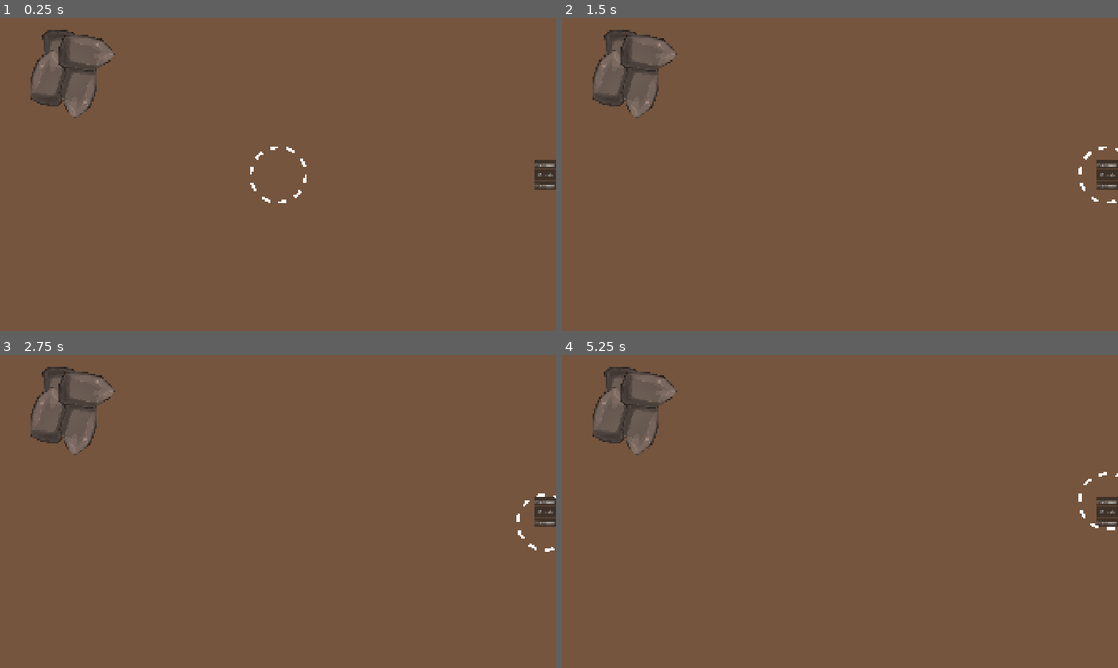
Above: before the commit, frames 1-4 (two rows, left to right).
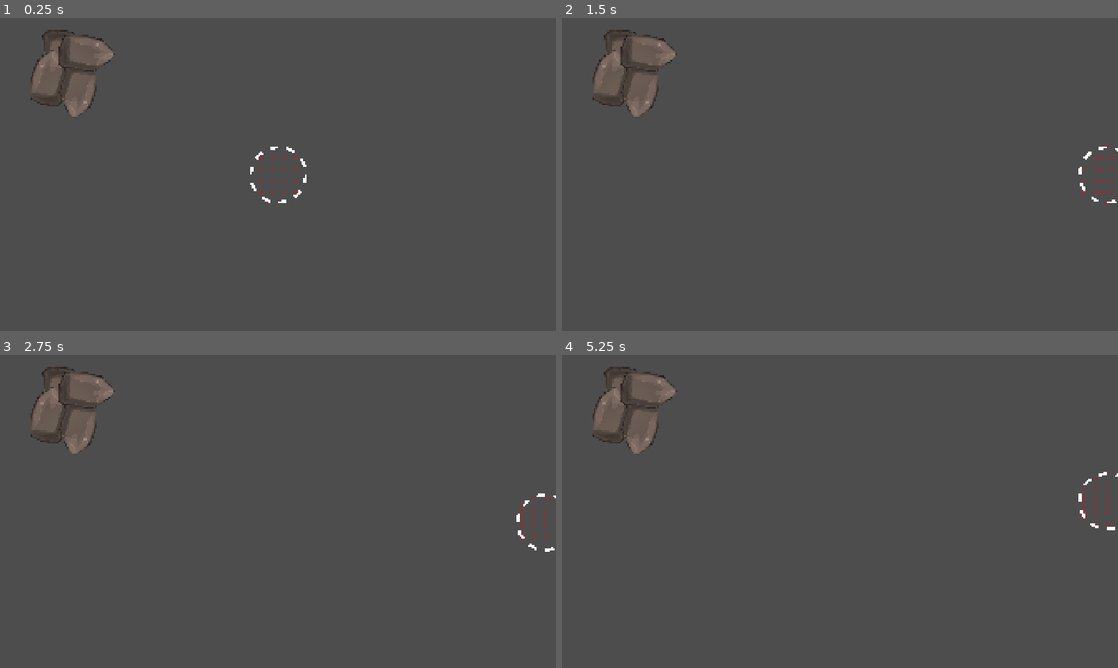
Above: after the commit, the same moments.

Repository: SirLich/fossil-fanatic
Game: Godot game, scene res://game.tscn
The game is run twice, just before and just after one commit, with the same random seed, the same clock (stepped at 60 frames per second) and the same inputs.
Inputs (mouse positions are in pixels of both pictures, inside the frame that each line leads up to):
- Up to frame 1 (0.25 s): no input
- Up to frame 2 (1.5 s): click (1106, 165) at 0.5 s, where only the run before the commit has a clickable "Hammer"; click (1106, 174) at 1.25 s, where only the run before the commit has a clickable "Brush"
- Up to frame 3 (2.75 s): click (544, 520) at 2 s, where only the run before the commit has a clickable "Hammer"
- Up to frame 4 (5.25 s): click (1106, 502) at 2.75 s, where only the run before the commit has a clickable "Hammer"; click (1106, 511) at 3.5 s, where only the run before the commit has a clickable "Brush"; click (1106, 520) at 4.25 s, where only the run before the commit has a clickable "Hammer"; click (1106, 502) at 5 s, where only the run before the commit has a clickable "Hammer"

The runs differ from the first frame. In frame 1, 97% of the frame differs, in the area x 0-100%, y 0-100%; in frame 2, 97%; in frame 3, 97%; in frame 4, 97%.

Commit message:
Add multi-point hammering ability

Diff:
--- a/game.tscn
+++ b/game.tscn
@@ -9,6 +9,7 @@
 
 [node name="CanvasLayer" type="CanvasLayer" parent="."]
 layer = -1
+visible = false
 
 [node name="ColorRect" type="ColorRect" parent="CanvasLayer"]
 anchors_preset = 15
--- a/scenes/hammer/hammer.gd
+++ b/scenes/hammer/hammer.gd
@@ -2,6 +2,10 @@
 class_name Hammer
 
 @export var size = 20
+
+var circle_points = []
+var old_colliders = []
+var colliders = []
 
 func _ready():
 	Input.set_mouse_mode(Input.MOUSE_MODE_HIDDEN)
@@ -9,6 +13,13 @@
 
 func _process(delta):
 	global_position = get_global_mouse_position()
+	queue_redraw()
+
+func _draw() -> void:
+	draw_set_transform_matrix(global_transform.affine_inverse())
+
+	for point in circle_points:
+		draw_circle(point, 2, Color(1, 0, 0), true)
 
 func _physics_process(delta: float) -> void:
 	detect_rocks()
@@ -42,22 +53,42 @@
 
 		colliders.append(intersections[0].collider)
 
+func get_chunks(c, h, k, r, step):
+	var center = c - Vector2(h, k)
+	var chunks = []
 
-var old_colliders = []
-var colliders = []
+	var min_x = h - r
+	var max_x = h + r
+	var min_y = k - r
+	var max_y = k + r
+
+	for x in range(min_x, max_x + 1, step):
+		for y in range(min_y, max_y + 1, step):
+			if (x - h) * (x - h) + (y - k) * (y - k) <= r * r:
+				chunks.append(center + Vector2(x, y))
+
+	return chunks
+
 
 func detect_rocks():
 
-	gather_colliders(get_viewport().get_mouse_position())
-	#gather_colliders(get_viewport().get_mouse_position() - Vector2(100, 0))
+	var center = get_viewport().get_mouse_position()
+
+	var scaled_size = size * 5
+	circle_points = get_chunks(get_viewport().get_mouse_position(), scaled_size, scaled_size, scaled_size, 20)
+
+	for point in circle_points:
+		gather_colliders(point)
 
 	for collider in old_colliders:
 		if collider not in colliders:
-			collider.set_unhovered()
+			if collider:
+				collider.set_unhovered()
 
 	for collider in colliders:
 		if collider not in old_colliders:
-			collider.set_hovered()
+			if collider:
+				collider.set_hovered()
 
 	old_colliders.clear()
 	for collider in colliders:
--- a/scenes/rock/rock.gd
+++ b/scenes/rock/rock.gd
@@ -7,19 +7,21 @@
 @export_group("Nodes")
 @export var spite : Sprite2D
 
-#func _ready():
-	#area_entered.connect(on_area_entered)
-	#area_exited.connect(on_area_exited)
+var hovered = false
 
 func set_hovered():
 	spite.material.set_shader_parameter("enabled", true)
+	hovered = true
 
 func set_unhovered():
 	spite.material.set_shader_parameter("enabled", false)
+	hovered = false
+
 
 func take_damage():
-	modulate = lerp(Color.BLACK, Color.WHITE, health / max_health)
-	health -= 1
+	if hovered:
+		modulate = lerp(Color.BLACK, Color.WHITE, health / max_health)
+		health -= 1
 
-	if health == 0:
-		queue_free()
+		if health == 0:
+			queue_free()
